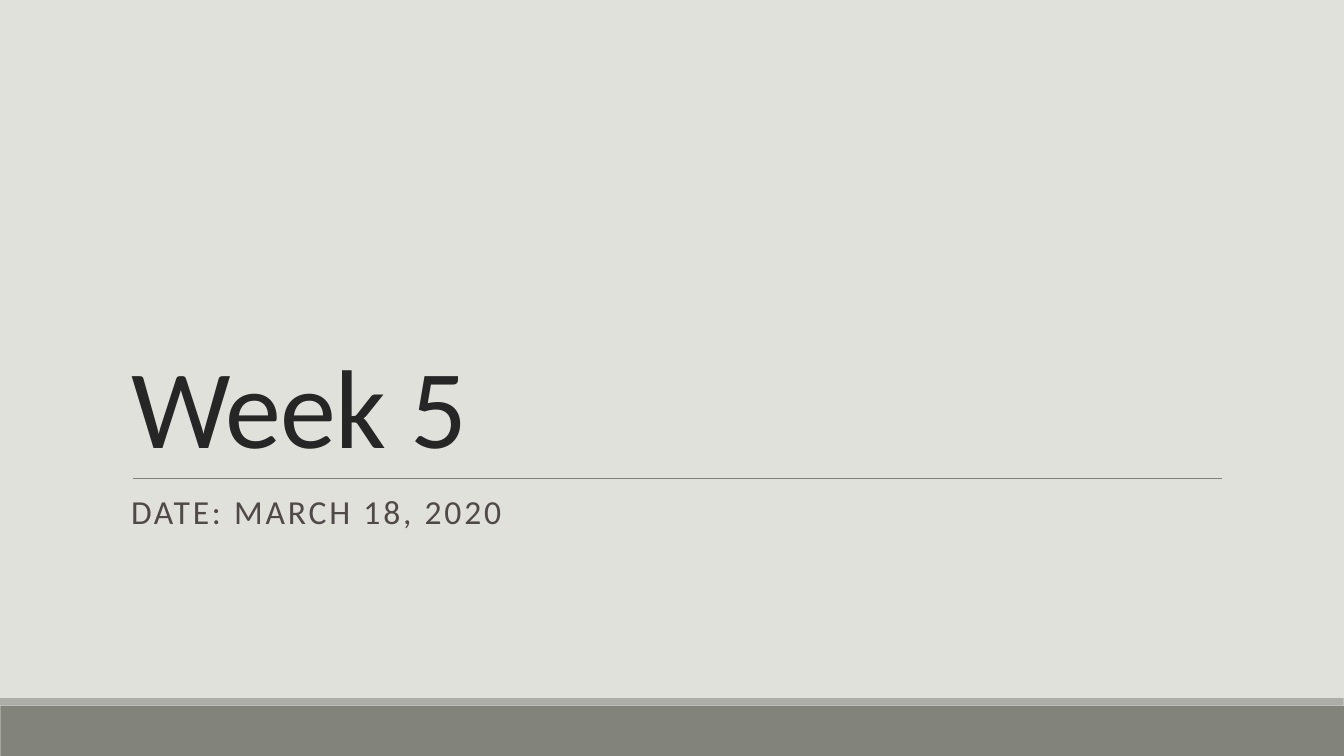
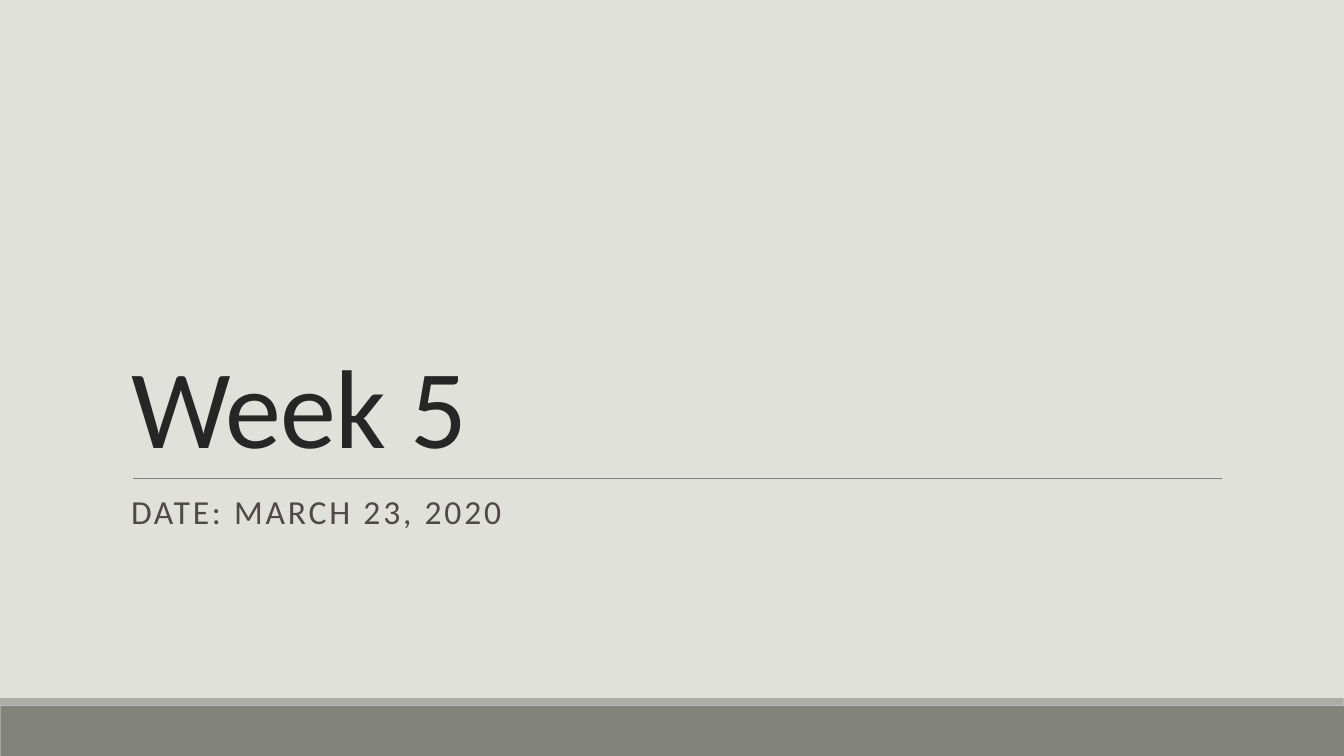
Before and after one commit to casey-whorton-waynestate/public-course-content, a slide deck: slide 53 of Wayne State Course.pptx. Drawn at 1344x756 pixels with LibreOffice and Linux fonts; fonts in the diff are those of the drawing. Boxes give left, top, right and bottom in pixels: in the first picture for what was removed or moved away, otherwise in the second. Text is boxed around its words. In the diff, an @@ line names an element or a change of style, - is before the commit and + after.

```diff
--- a/Wayne State Course.pptx
+++ b/Wayne State Course.pptx
@@ text at <box>131,502,502,528</box>: text changed @@
-DATE: MARCH 18, 2020
+DATE: MARCH 23, 2020
```
Also in this commit, not shown: 4 other slides changed, 14 slides added, 6 slides removed.
